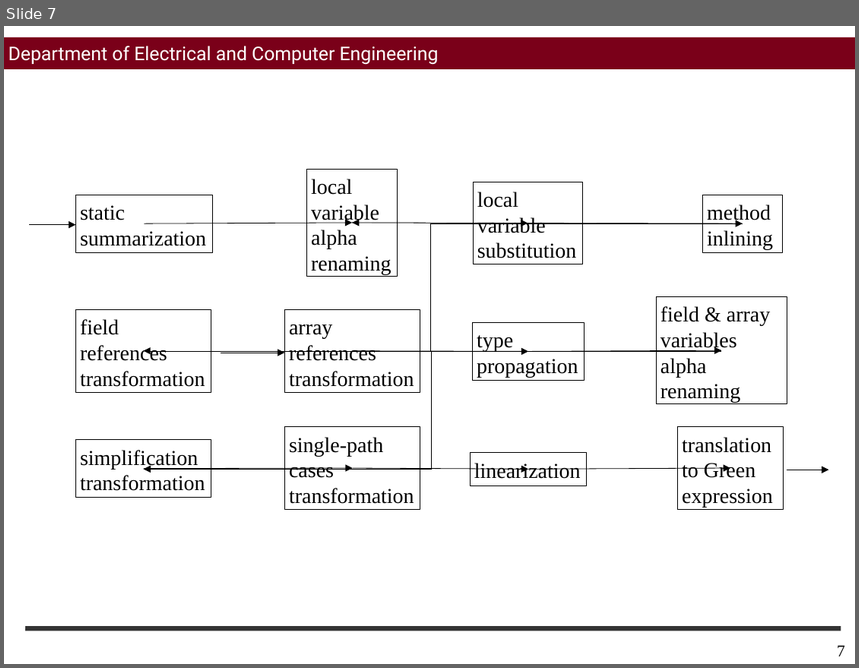
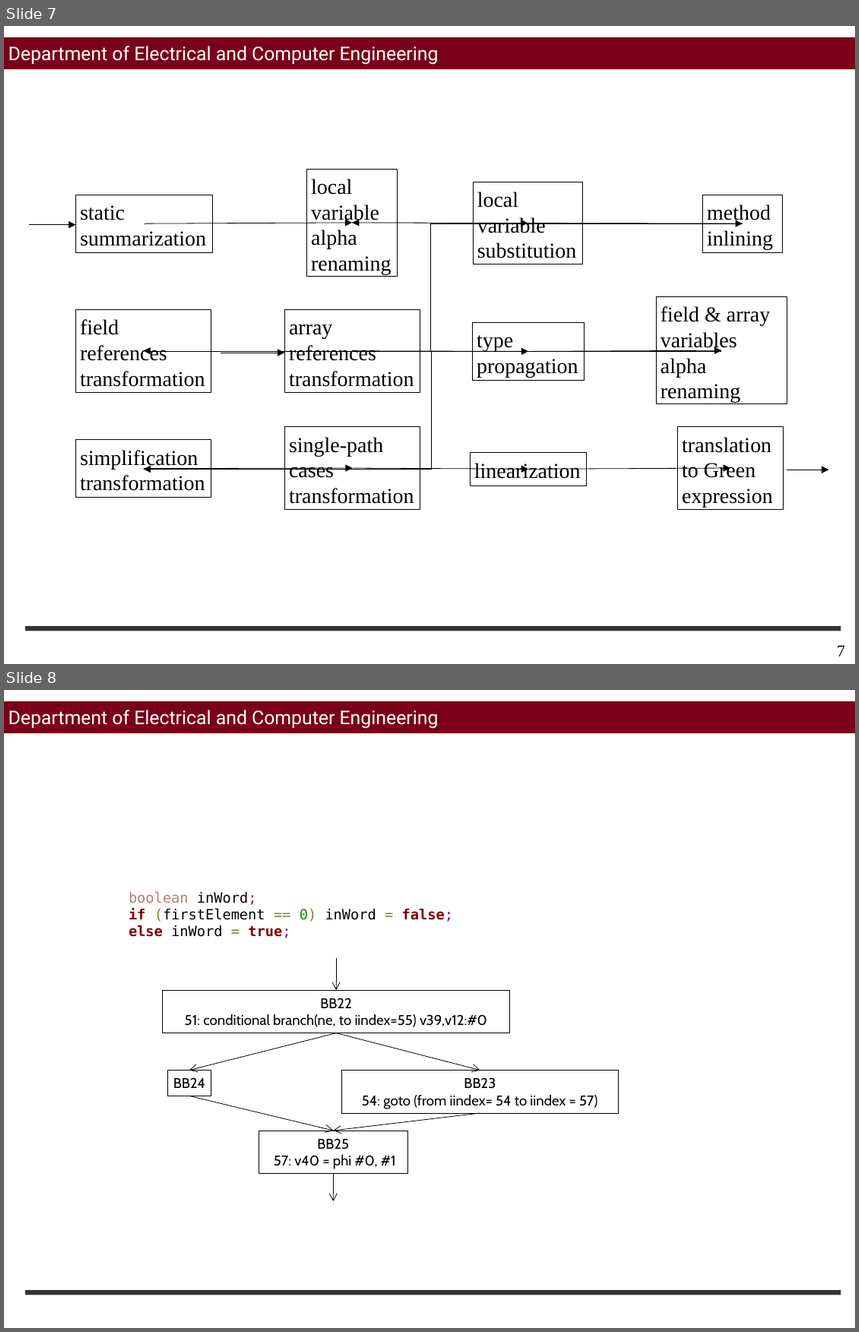
Before and after one commit to sohah/ISSTA-Veritesting, a slide deck: figures/Figures.pptx. Shown one above the other, each under a label of ours: slide 7 before the commit, slides 7 and 8 after it. The pictures are 859x668 and 859x1332 pixels, drawn with LibreOffice and Linux fonts; fonts in the diff are those of the drawing; background and template pictures are left out. Boxes give left, top, right and bottom in pixels: in the first picture for what was removed or moved away, otherwise in the second. Text is boxed around its words. In the diff, an @@ line names an element or a change of style, - is before the commit and + after.

Commit message:
Adding the new results table + updating the first half of the Evaluation + deleting old files that aren't used anymore in this paper

```diff
--- a/figures/Figures.pptx
+++ b/figures/Figures.pptx
@@ slide 8 added at (4, 690, 855, 1328), background #FFFFFF; not listed: 2 template elements that a slide beside it also shows @@
@@ text added at (129, 891, 453, 939), 12 pt, text #000000 @@
+boolean inWord;
+if (firstElement == 0) inWord = false;
+else inWord = true;
@@ arrow added from (336, 958) to (336, 990), #000000 0.5 pt @@
@@ rectangle added at (162, 990, 509, 1033), fill #FFFFFF, outline #000000 0.5 pt, 12 pt, text #000000 @@
+BB22
+51: conditional branch(ne, to iindex=55) v39,v12:#0
@@ arrow added from (336, 1033) to (189, 1071), #000000 0.5 pt @@
@@ arrow added from (336, 1033) to (480, 1071), #000000 0.5 pt @@
@@ rectangle added at (167, 1071, 211, 1096), fill #FFFFFF, outline #000000 0.5 pt, 12 pt, text #000000 @@
+BB24
@@ rectangle added at (342, 1071, 620, 1113), fill #FFFFFF, outline #000000 0.5 pt, 12 pt, text #000000 @@
+BB23
+54: goto (from iindex= 54 to iindex = 57)
@@ arrow added from (189, 1096) to (333, 1131), #000000 0.5 pt @@
@@ arrow added from (480, 1113) to (333, 1131), #000000 0.5 pt @@
@@ rectangle added at (259, 1131, 408, 1173), fill #FFFFFF, outline #000000 0.5 pt, 12 pt, text #000000 @@
+BB25
+57: v40 = phi #0, #1
@@ arrow added from (333, 1173) to (333, 1201), #000000 0.5 pt @@
```
Also in this commit, not shown: 23 other files.
